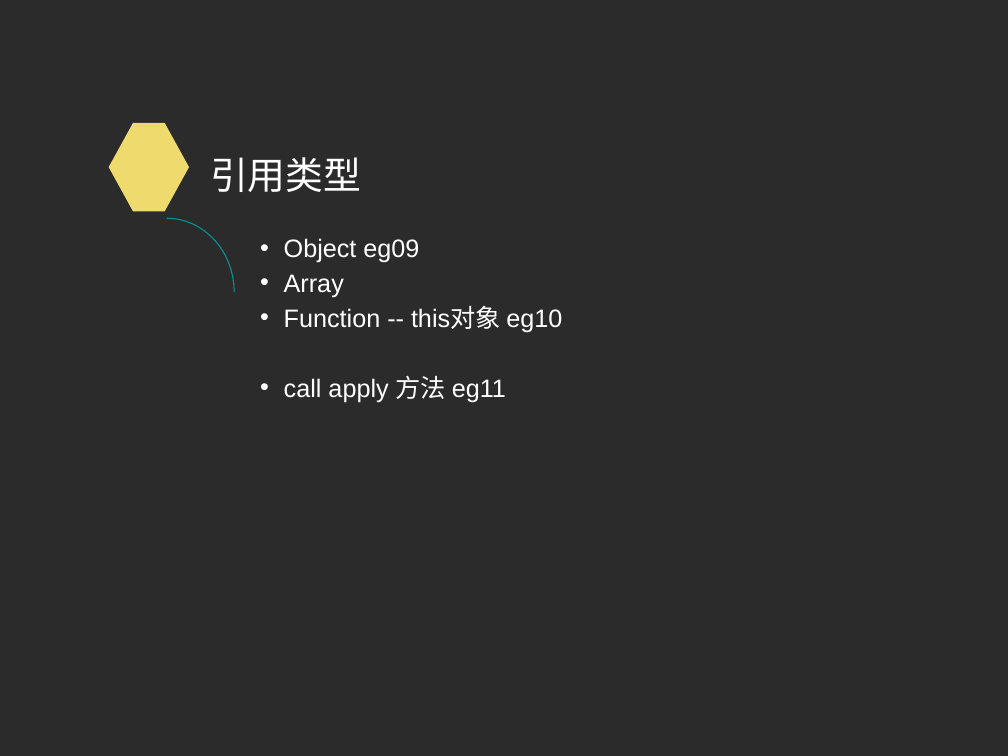
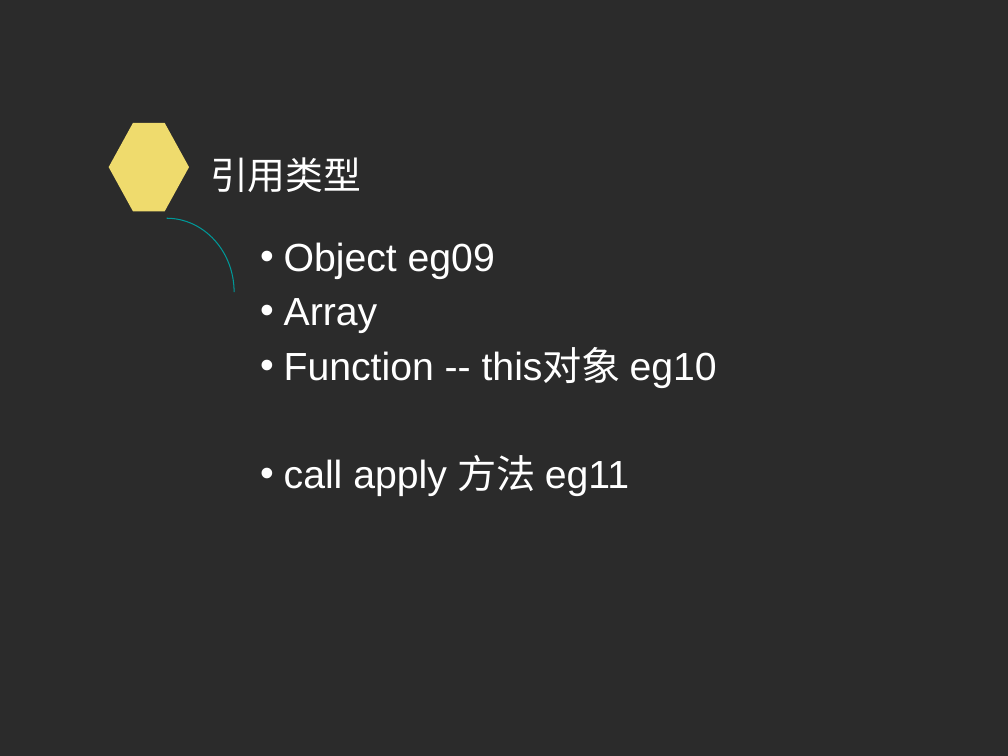
Before and after one commit to NJUPT-CAST/Computer, a slide deck: slide 8 of web/7.js grunt gulp webpack/2016上学期第一次课.ppt. Drawn at 1008x756 pixels with LibreOffice and Linux fonts; fonts in the diff are those of the drawing; background and template pictures are left out; a plain dark background stands for a picture behind light text. Boxes give left, top, right and bottom in pixels: in the first picture for what was removed or moved away, otherwise in the second. Text is boxed around its words. In the diff, an @@ line names an element or a change of style, - is before the commit and + after.

```diff
--- a/web/7.js grunt gulp webpack/2016上学期第一次课.ppt
+++ b/web/7.js grunt gulp webpack/2016上学期第一次课.ppt
@@ text "Object eg09" at box(284, 242, 717, 496): size 18 to 28 pt; more space between paragraphs @@
```
Also in this commit, not shown: 5 other slides changed, 1 other file.
